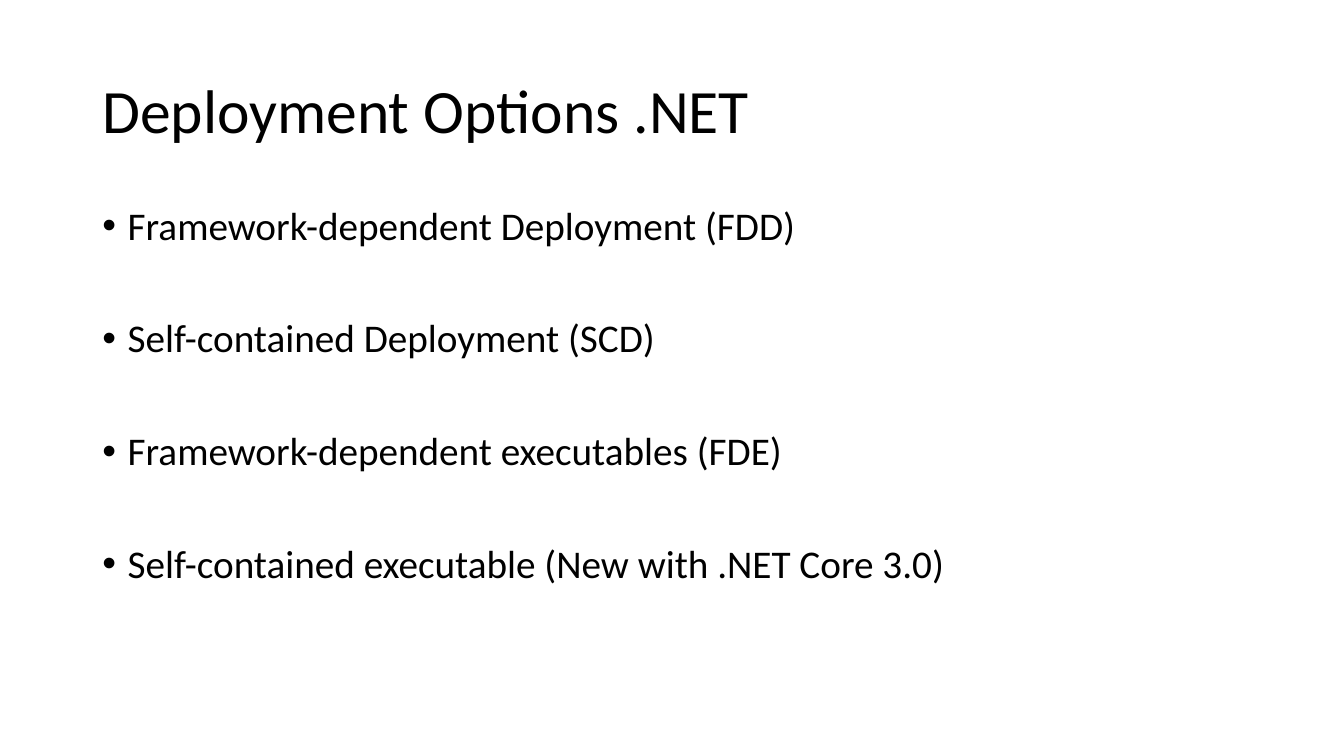
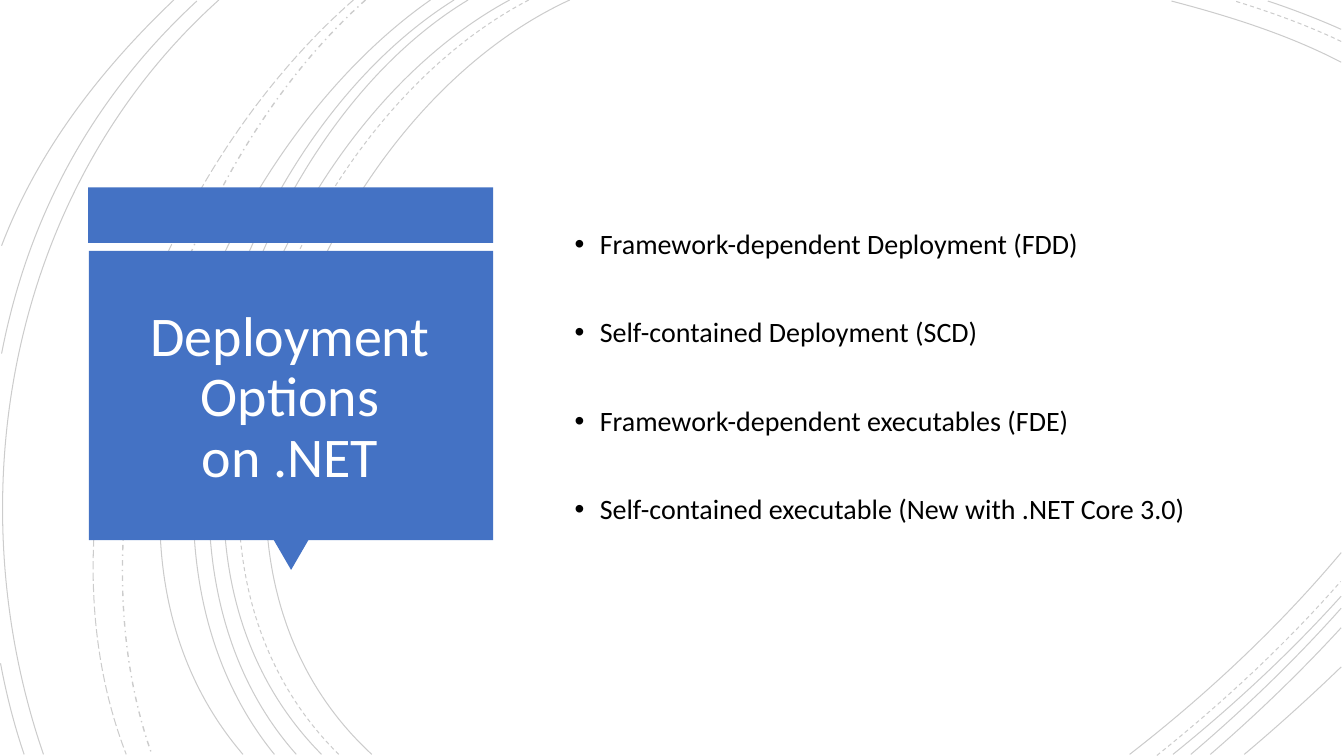
Before and after one commit to isaacrlevin/levin-talks, a slide deck: slide 8 of ASP.NETCoreDeployment/Ship It Good.pptx. Drawn at 1344x756 pixels with LibreOffice and Linux fonts; fonts in the diff are those of the drawing. Boxes give left, top, right and bottom in pixels: in the first picture for what was removed or moved away, otherwise in the second. Text is boxed around its words. In the diff, an @@ line names an element or a change of style, - is before the commit and + after.

```diff
--- a/ASP.NETCoreDeployment/Ship It Good.pptx
+++ b/ASP.NETCoreDeployment/Ship It Good.pptx
@@ group added at bbox=[0, 0, 1342, 756]: 21 freeform shapes @@
@@ text "Framework-dependent Deployment (FDD)": place and size @@
-text "Framework-dependent Deployment (FDD)" at bbox=[128, 211, 943, 584]
+text "Framework-dependent Deployment (FDD)" at bbox=[600, 233, 1184, 523]
@@ text "Framework-dependent Deployment (FDD)" at bbox=[600, 233, 1184, 523]: size 28 to 20 pt; vertical alignment top to middle @@
@@ rectangle added at bbox=[89, 188, 494, 243], fill #4472C4 @@
@@ rectangle added at bbox=[89, 251, 493, 540], fill #4472C4 @@
@@ title at bbox=[150, 317, 429, 478]: text changed; size 44 to 40 pt; text colour #000000 to #FFFFFF @@
-Deployment Options .NET
+Deployment Options on .NET
@@ triangle added at bbox=[273, 540, 309, 571], fill #4472C4 @@
```
Also in this commit, not shown: 21 other slides changed, 6 slides added, 1 slide removed, 7 other files.
